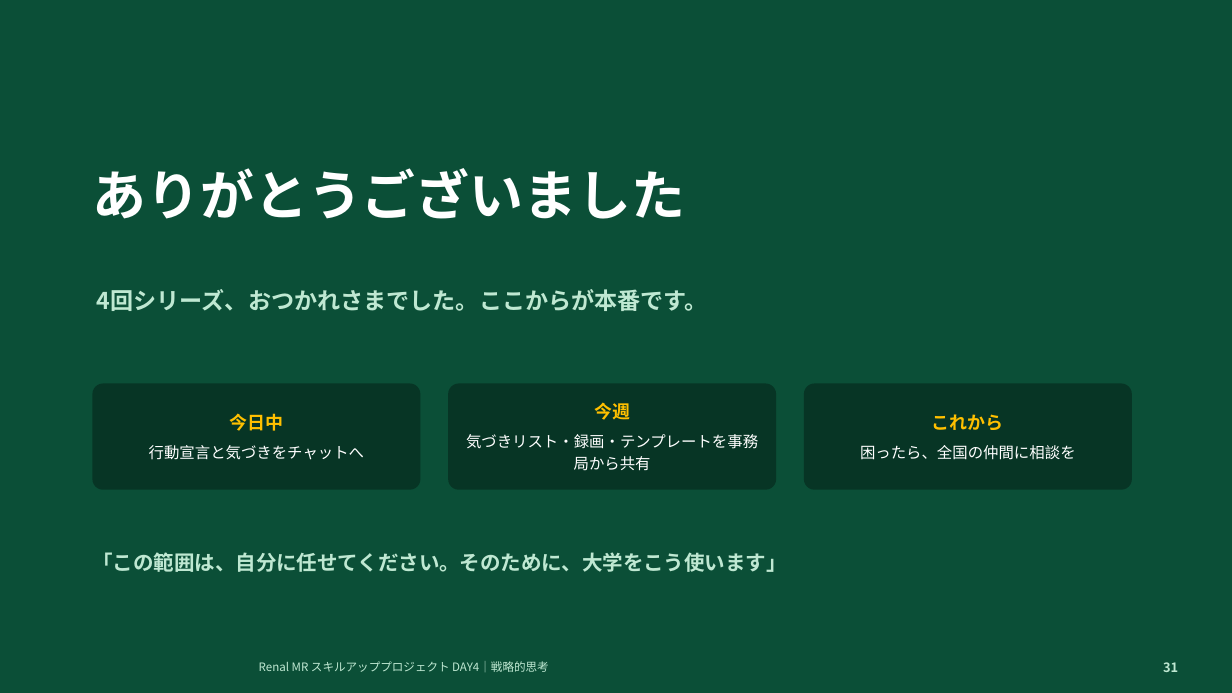
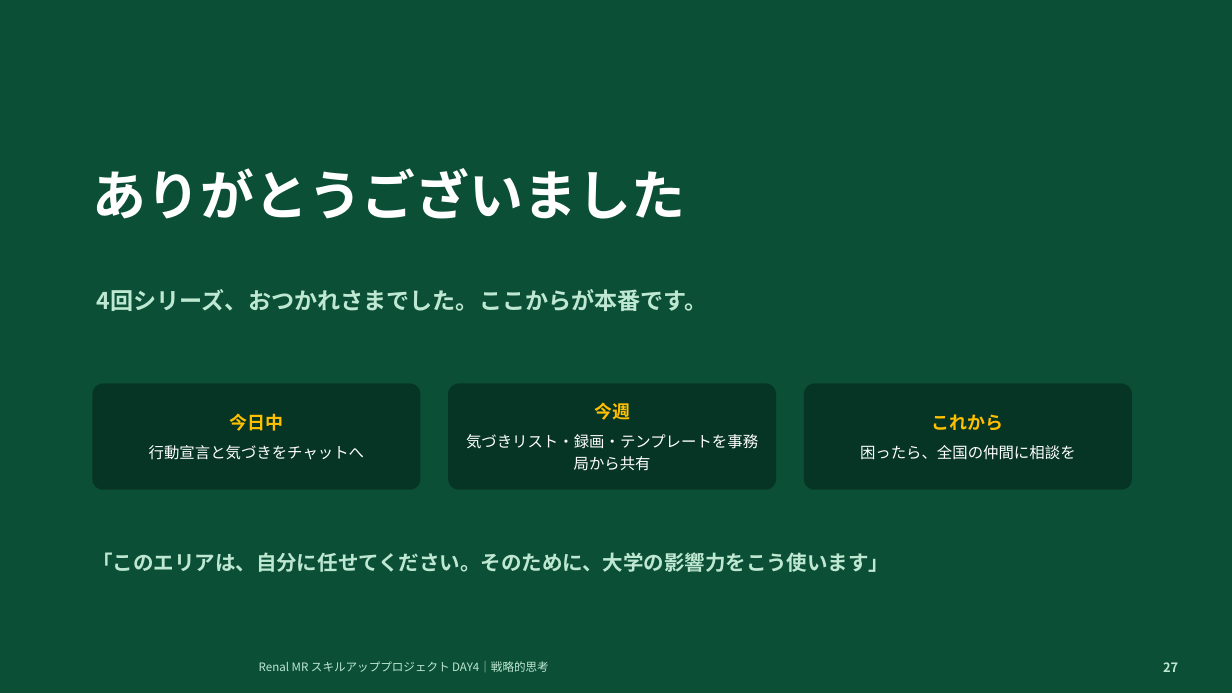
Before and after one commit to TAKUYA-1187/Claude, a slide deck: slide 27 of novartis_training/DAY4_ちょっと分かるだけで世界が変わる.pptx (slide 31 before the commit). Drawn at 1232x693 pixels with LibreOffice and Linux fonts; fonts in the diff are those of the drawing; background and template pictures are left out. Boxes give left, top, right and bottom in pixels: in the first picture for what was removed or moved away, otherwise in the second. Text is boxed around its words. In the diff, an @@ line names an element or a change of style, - is before the commit and + after.

```diff
--- a/novartis_training/DAY4_ちょっと分かるだけで世界が変わる.pptx
+++ b/novartis_training/DAY4_ちょっと分かるだけで世界が変わる.pptx
@@ text at (92,552,889,572): text changed @@
-「この範囲は、自分に任せてください。そのために、大学をこう使います」
+「このエリアは、自分に任せてください。そのために、大学の影響力をこう使います」
@@ text at (1163,662,1178,672): text changed @@
-31
+27
```
Also in this commit, not shown: 23 other slides changed, 2 slides added, 6 slides removed, 2 other files.
